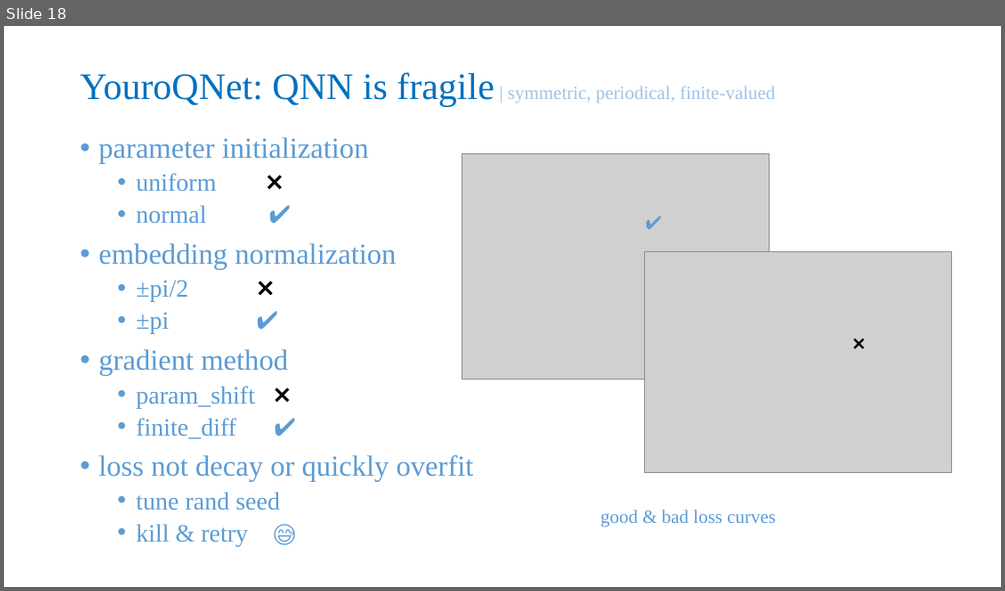
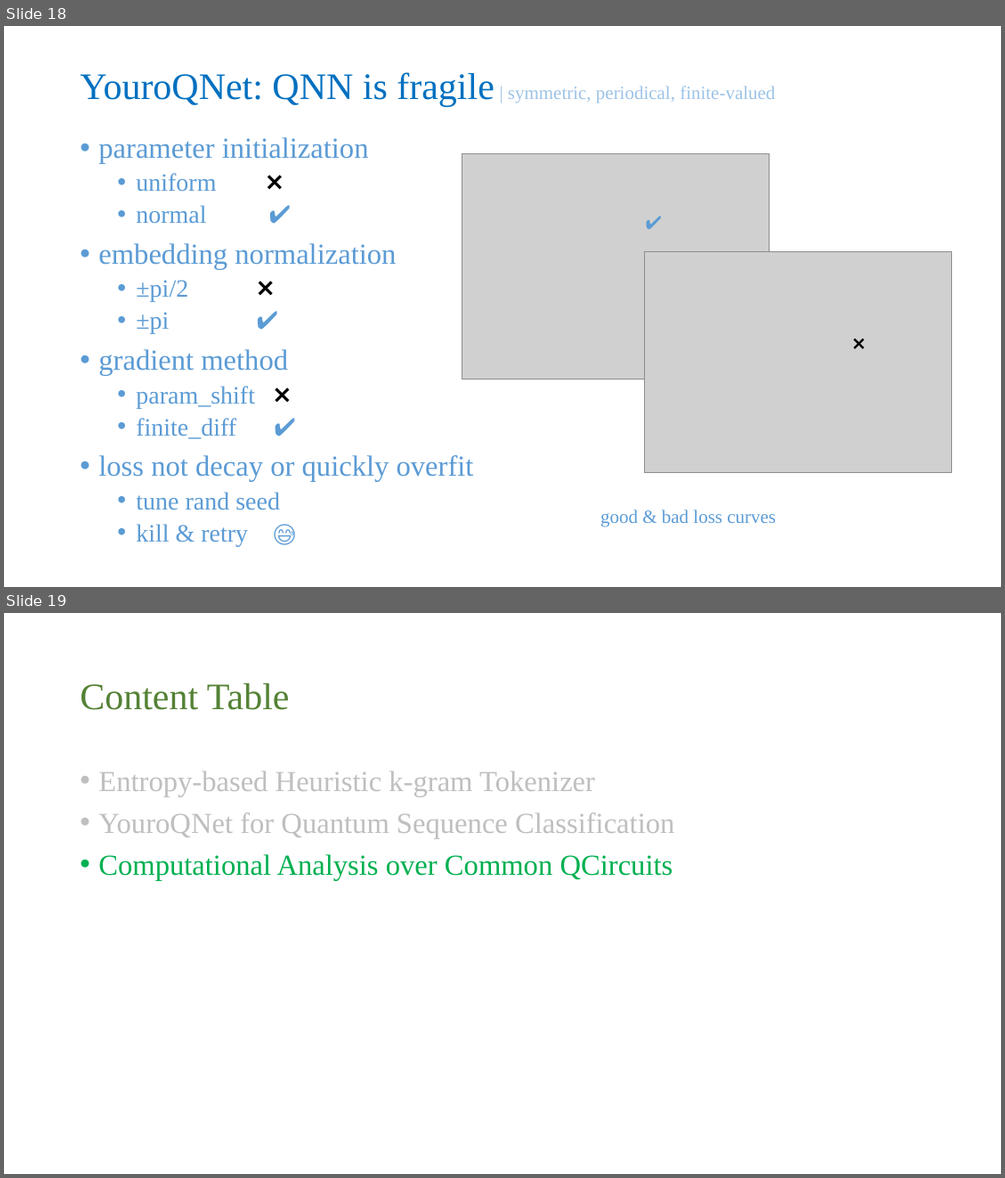
Before and after one commit to Kahsolt/YouroQNet, a slide deck: ref/YouroQNet.pptx. Shown one above the other, each under a label of ours: slide 18 before the commit, slides 18 and 19 after it. The pictures are 1005x591 and 1005x1178 pixels, drawn with LibreOffice and Linux fonts; fonts in the diff are those of the drawing; grey boxes stand for pictures. Boxes give left, top, right and bottom in pixels: in the first picture for what was removed or moved away, otherwise in the second. Text is boxed around its words. In the diff, an @@ line names an element or a change of style, - is before the commit and + after.

```diff
--- a/ref/YouroQNet.pptx
+++ b/ref/YouroQNet.pptx
@@ slide 19 added at [4,613,1001,1174], background #FFFFFF @@
@@ title added at [80,683,290,710], 36 pt, text #548235 @@
+Content Table
@@ text added at [98,771,674,880], 28 pt, text #BFBFBF @@
+• Entropy-based Heuristic k-gram Tokenizer
+• YouroQNet for Quantum Sequence Classification
+• Computational Analysis over Common QCircuits
```
Also in this commit, not shown: 11 slides changed, 7 other slides added, 2 slides removed, 2 other files.
